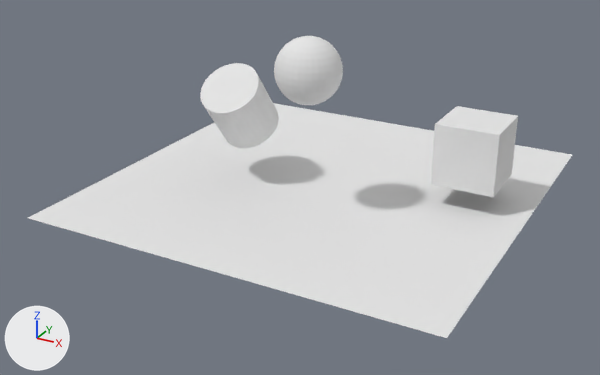
What one commit did to the OBJ model P2/tmpl_2018-01_CP/assets/GPURT/untitled.obj.
One viewpoint serves both versions: a 50 mm camera at (11.67, -22.86, 11.1) aimed at (-0.18, -1.32, 0.33). The axes (+X, +Y, +Z) are drawn at lower left. The lights are the same throughout. Where no turn or scale is listed for an object, it has been applied to the vertices.
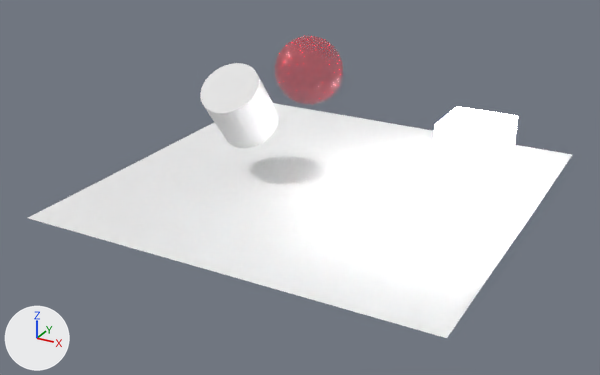
What differs and where, as boxes [x1, y1, x2, y2] in the pictures (600 x 375 px):
'Sphere', reshaped: before [274, 36, 343, 105]; after [275, 35, 343, 105]
part 1 of me_cube, cut back: [431, 106, 518, 197] in both

What the commit changed:
Material 'sphere_material' (mat_sphere_material) is new.
Its base color is (0.8, 0.0, 0.00645) (red #e70013).
Its roughness is 0.0.
Its alpha is 0.3.
Material 'cube_material' (mat_cube_material) is new.
Its base color is (0.64, 0.64, 0.64) (light grey #d1d1d1).
Its roughness is 0.69.
Its emission strength is 24.0.
me_cube is used by ob_cube; location (0.0, 0.0, 0.0).
me_cube had 8 vertices, 12 faces and spanned x 3.73..5.73, y 0.06..2.06, z 0.72..2.72.
me_cube no longer uses material mat_material (white #e7e7e7).
me_cube now has 8 vertices, 6 faces and spans x 3.73..5.73, y 0.06..2.06, z 0.72..2.72.
Part 1, on me_cube:
12 faces are deleted.
6 new faces join them.
me_cube now uses material mat_cube_material (light grey #d1d1d1).
me_sphere is used by ob_sphere; location (0.0, 0.0, 0.0).
me_sphere had 482 vertices, 960 faces and spanned x -0.41..1.59, y -3.2..-1.2, z 3.52..5.52.
me_sphere no longer uses material mat_none (white #e7e7e7).
me_sphere now has 31746 vertices, 31744 faces and spans x -0.39..1.58, y -3.18..-1.2, z 3.53..5.53.
me_sphere part 2: 18 vertices moved within x -0.07..0.98, y -2.91..-1.3, z 4.13..5.5; 459 vertices removed from x -0.41..1.59, y -3.2..-1.2, z 3.52..5.52; 31723 vertices added at x -0.39..1.58, y -3.18..-1.2, z 3.53..5.53.
me_sphere now uses material mat_sphere_material (red #e70013).
